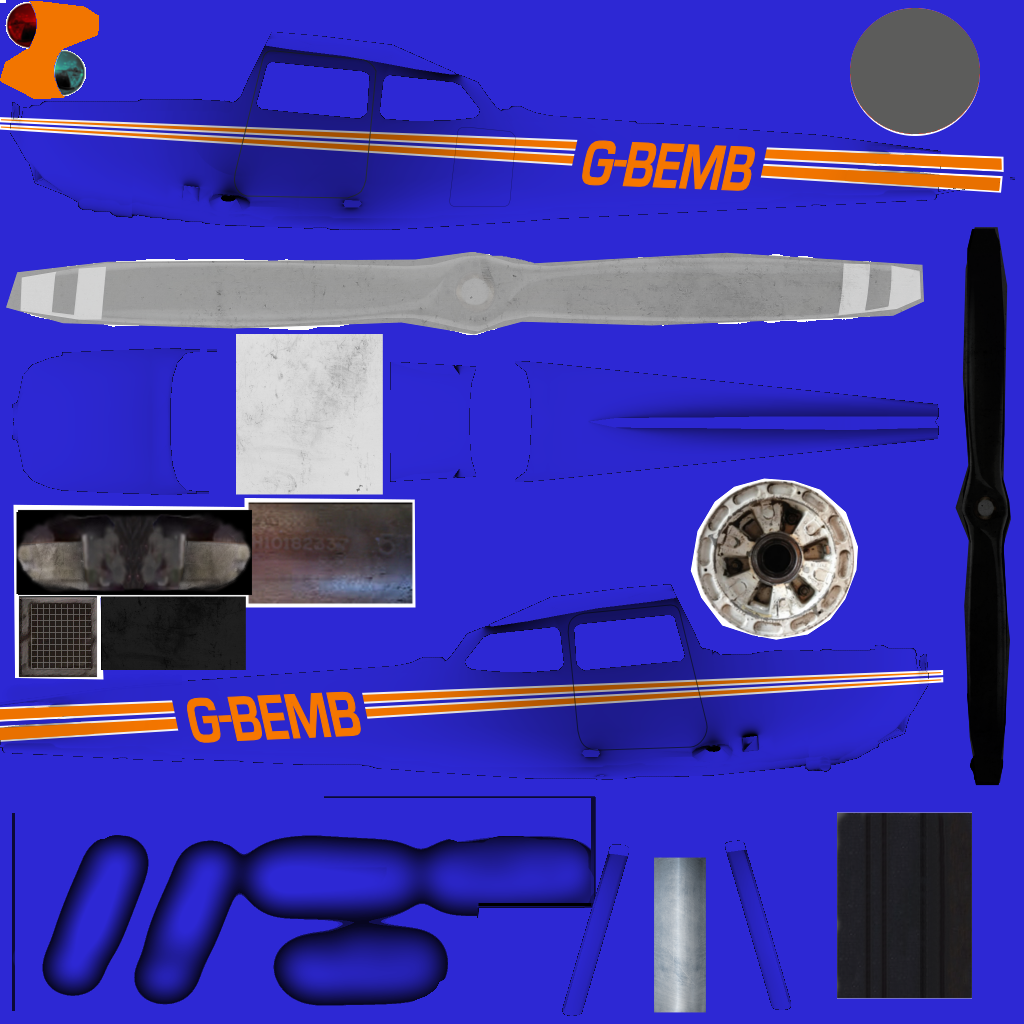
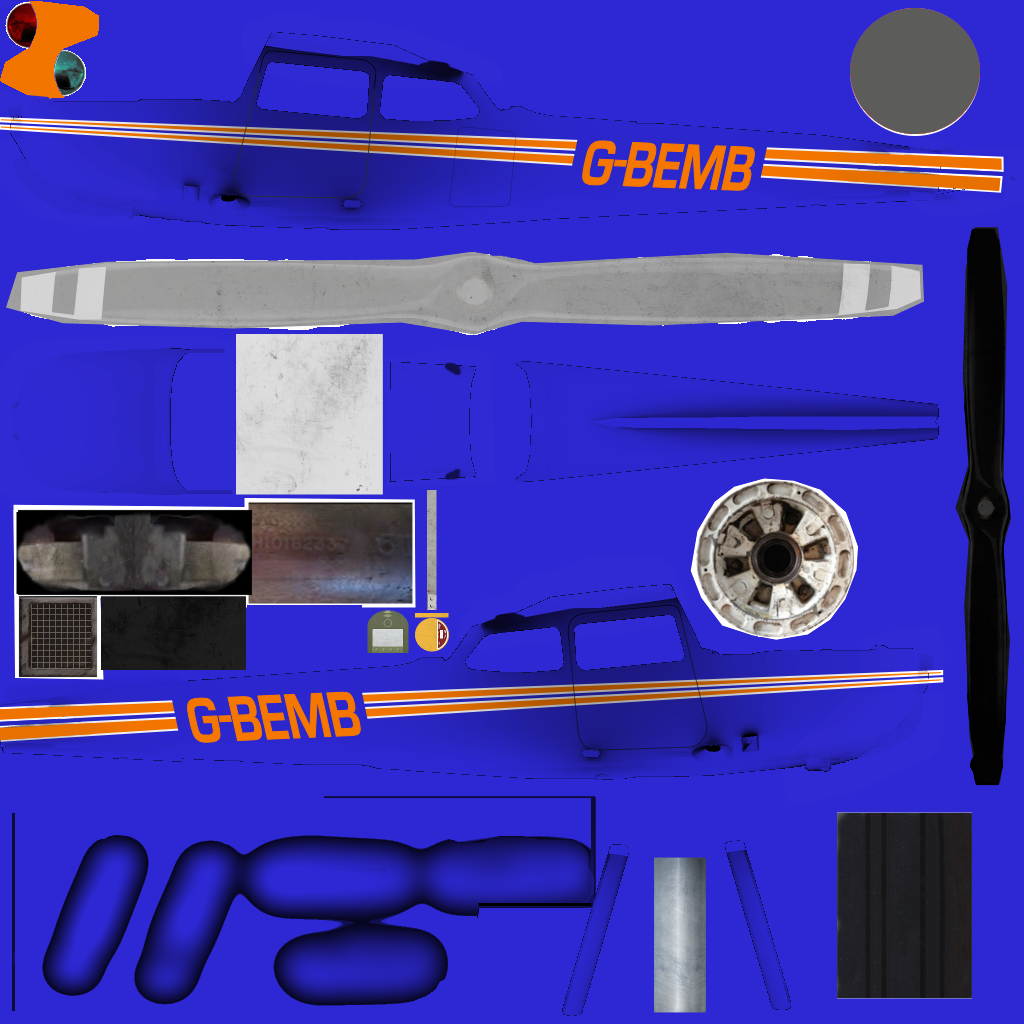
Before/after of a (1024, 1024) layered artwork. What changed in the layer stack:
added layer "Clipboard #5" above "Clipboard #4" over left=0, top=0, right=1024, bottom=805
added layer "Clipboard #4" above "Clipboard #3" over left=13, top=489, right=449, bottom=670
